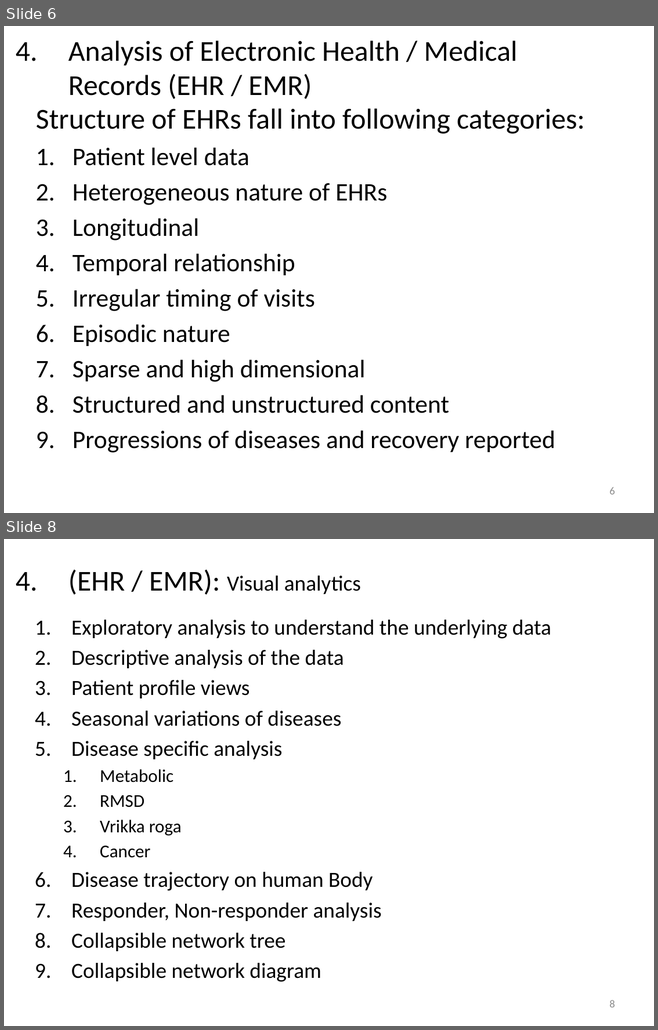
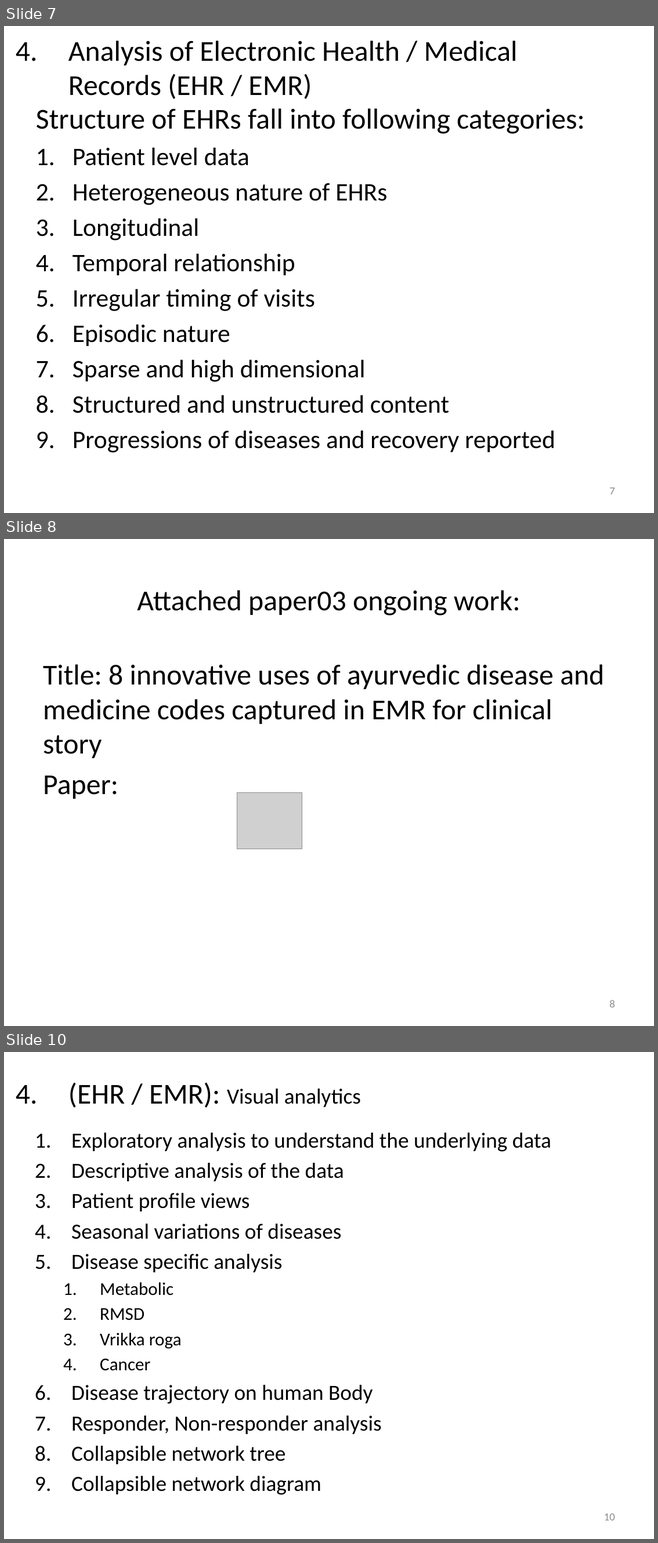
Before and after one commit to coursephd/PostgreSQL, a slide deck: thesis/ThesisPresentation V1.0-WorkingCopy.pptx. Shown one above the other, each under a label of ours: slides 6 and 8 before the commit, slides 7, 8 and 10 after it; the slides between them are not shown. The pictures are 658x1030 and 658x1543 pixels, drawn with LibreOffice and Linux fonts; fonts in the diff are those of the drawing; grey boxes stand for pictures; background and template pictures are left out. Boxes give left, top, right and bottom in pixels: in the first picture for what was removed or moved away, otherwise in the second. Text is boxed around its words. In the diff, an @@ line names an element or a change of style, - is before the commit and + after.

```diff
--- a/thesis/ThesisPresentation V1.0-WorkingCopy.pptx
+++ b/thesis/ThesisPresentation V1.0-WorkingCopy.pptx
@@ slide 8 added at (4,539,654,1026), background #FFFFFF @@
@@ title added at (137,590,520,616), 32 pt, text #000000 @@
+Attached paper03 ongoing work:
@@ text added at (43,664,604,799), 32 pt, text #000000 @@
+Title: 8 innovative uses of ayurvedic disease and medicine codes captured in EMR for clinical story
+Paper:
@@ picture added at (237,793,302,849) @@
@@ page number added at (609,1000,614,1008), 12 pt, text #8C8C8C @@
+8
@@ what was slide 6 is now slide 7 @@
@@ page number at (609,488,614,495): text changed @@
-6
+7
@@ what was slide 8 is now slide 10 @@
@@ page number at (604,1514,615,1521): text changed @@
-8
+10
```
Also in this commit, not shown: 4 slides changed, 3 other slides added, 3 slides removed.
